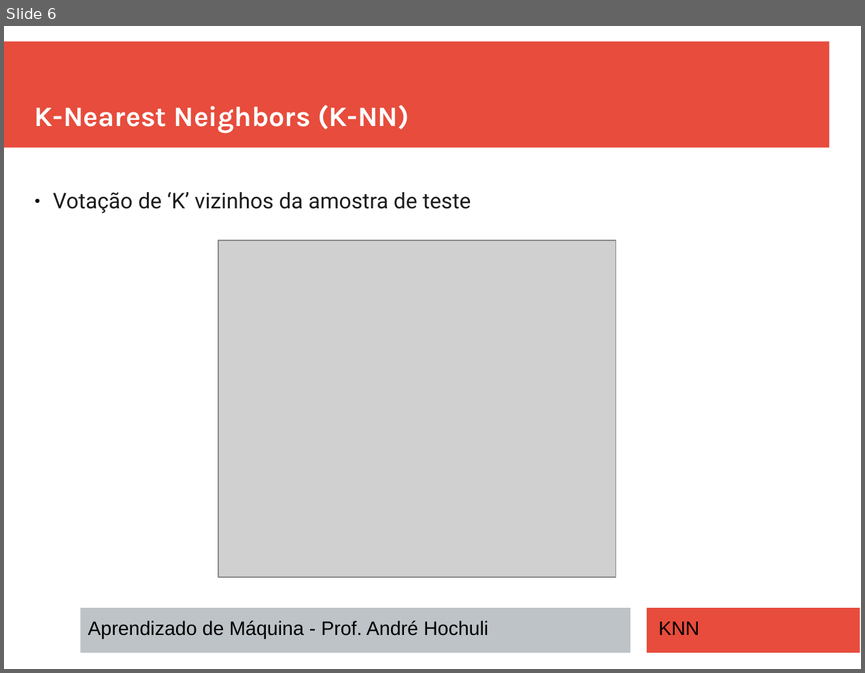
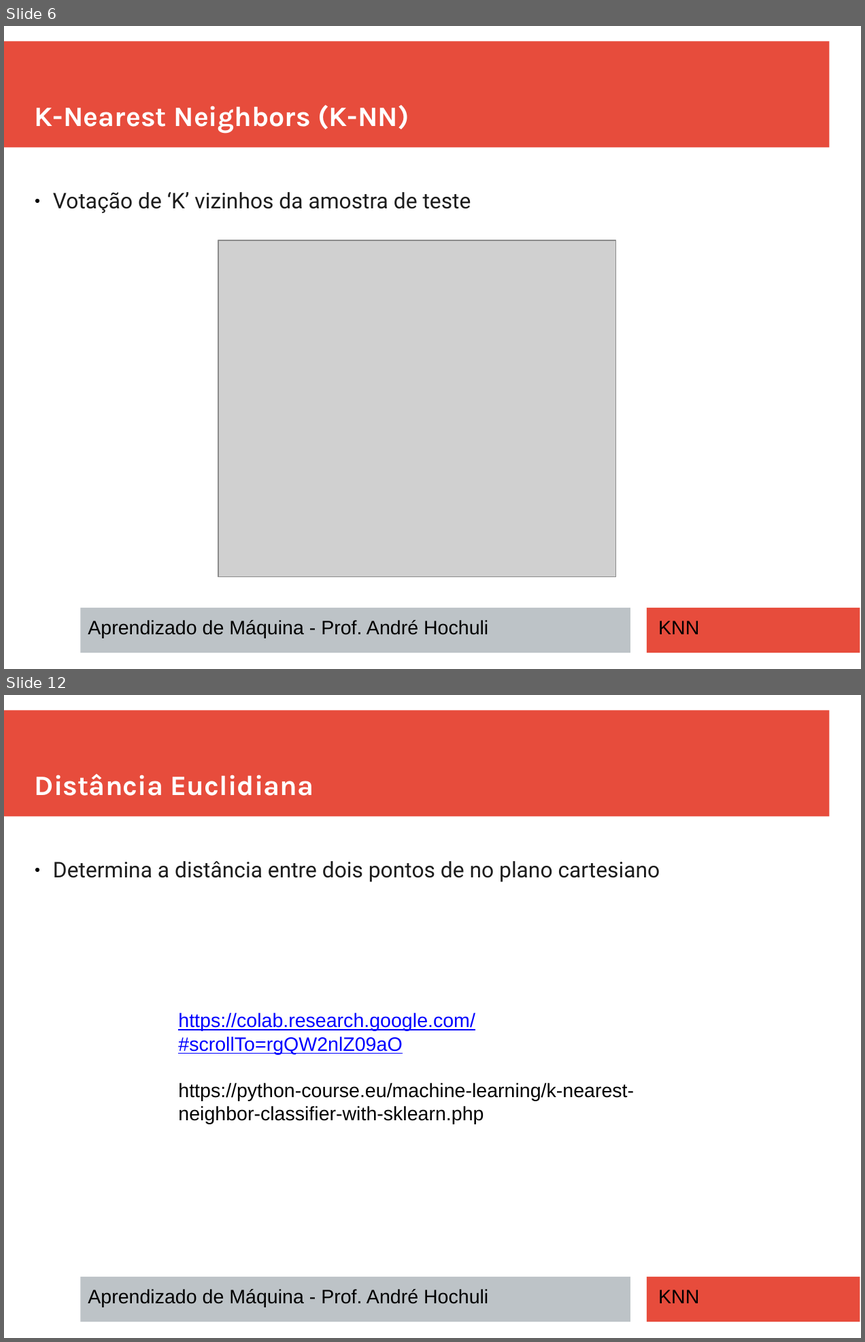
Before and after one commit to andrehochuli/teaching, a slide deck: AprendizadoMaquina/Tópico 02 - Aprendizado Supervisionado/Tópico 02 - Aprendizado-Supervisionado - KNN.pptx. Shown one above the other, each under a label of ours: slide 6 before the commit, slides 6 and 12 after it; the slides between them are not shown. The pictures are 865x673 and 865x1342 pixels, drawn with LibreOffice and Linux fonts; fonts in the diff are those of the drawing; grey boxes stand for pictures. Boxes give left, top, right and bottom in pixels: in the first picture for what was removed or moved away, otherwise in the second. Text is boxed around its words. In the diff, an @@ line names an element or a change of style, - is before the commit and + after.

```diff
--- a/AprendizadoMaquina/Tópico 02 - Aprendizado Supervisionado/Tópico 02 - Aprendizado-Supervisionado - KNN.pptx
+++ b/AprendizadoMaquina/Tópico 02 - Aprendizado Supervisionado/Tópico 02 - Aprendizado-Supervisionado - KNN.pptx
@@ slide 12 added at (x1=4, y1=695, x2=861, y2=1338), background #FFFFFF; not listed: 3 template elements that a slide beside it also shows @@
@@ text added at (x1=35, y1=774, x2=314, y2=796), 26 pt, text #FFFFFF, bold @@
+Distância Euclidiana
@@ text added at (x1=53, y1=861, x2=660, y2=882), 20 pt, text #1C1C1C @@
+● Determina a distância entre dois pontos de no plano cartesiano
@@ text added at (x1=178, y1=1013, x2=634, y2=1124), 18 pt, text #000000 @@
+https://colab.research.google.com/#scrollTo=rgQW2nlZ09aO
+https://python-course.eu/machine-learning/k-nearest-neighbor-classifier-with-sklearn.php
@@ text added at (x1=88, y1=1289, x2=488, y2=1307), 18 pt, text #000000 @@
+Aprendizado de Máquina - Prof. André Hochuli
@@ text added at (x1=658, y1=1289, x2=699, y2=1303), 18 pt, text #000000 @@
+KNN
```
Also in this commit, not shown: 4 slides changed, 4 other slides added.
